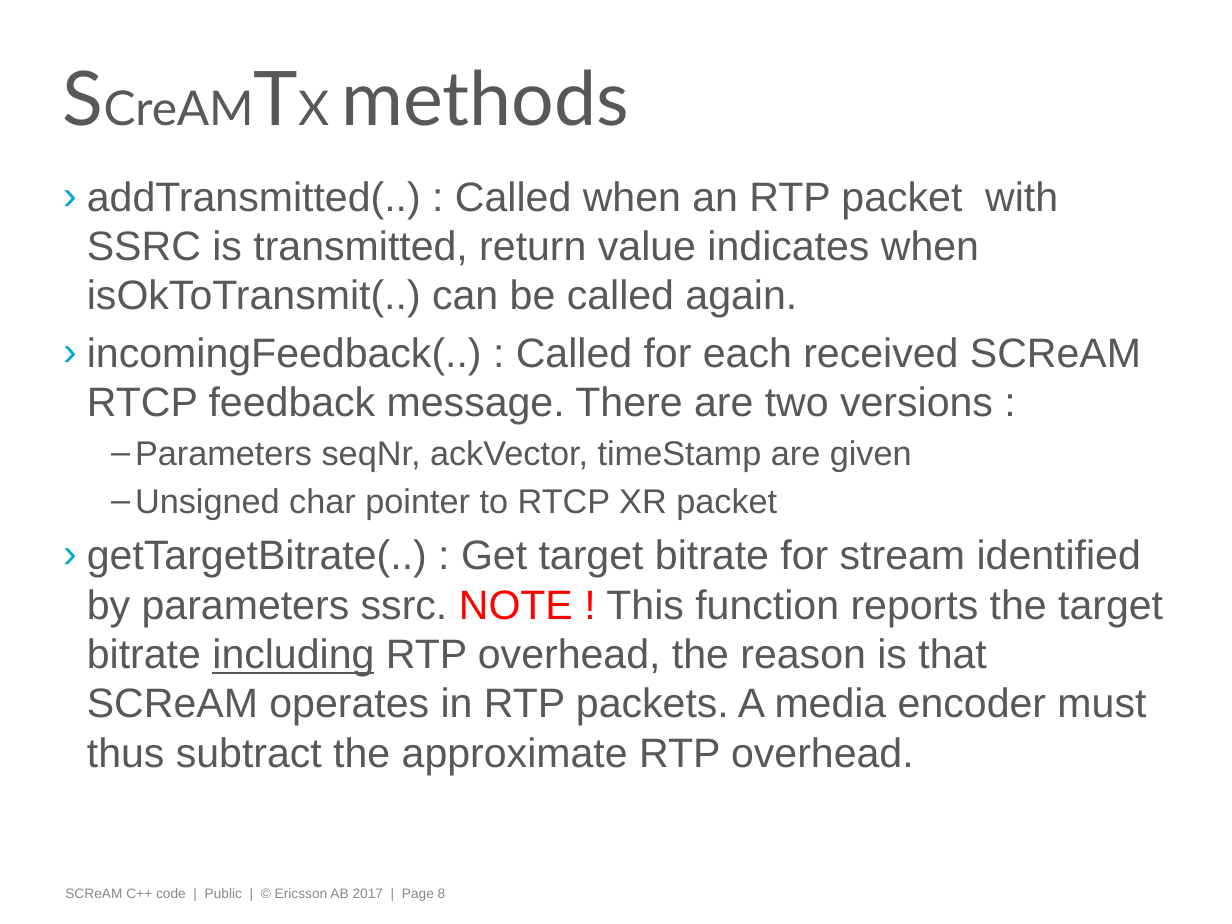
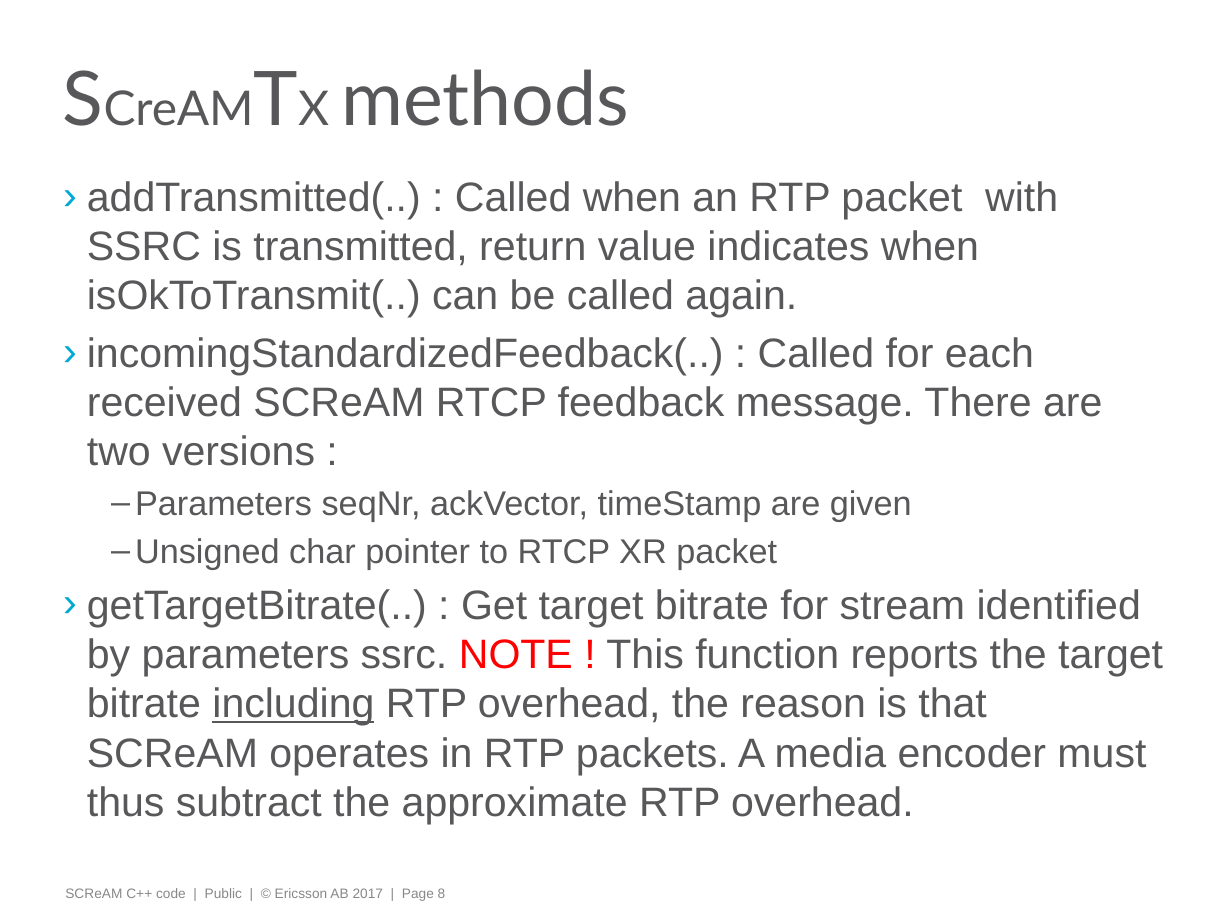
Before and after one commit to EricssonResearch/scream, a slide deck: slide 8 of SCReAM-description.pptx. Drawn at 1232x924 pixels with LibreOffice and Linux fonts; fonts in the diff are those of the drawing. Boxes give left, top, right and bottom in pixels: in the first picture for what was removed or moved away, otherwise in the second. Text is boxed around its words. In the diff, an @@ line names an element or a change of style, - is before the commit and + after.

```diff
--- a/SCReAM-description.pptx
+++ b/SCReAM-description.pptx
@@ text at box(87, 337, 1102, 466): text changed @@
-› incomingFeedback(..) : Called for each received SCReAM RTCP feedback message. There are two versions :
+› incomingStandardizedFeedback(..) : Called for each received SCReAM RTCP feedback message. There are two versions :
```
Also in this commit, not shown: 4 other slides changed, 1 other file.
